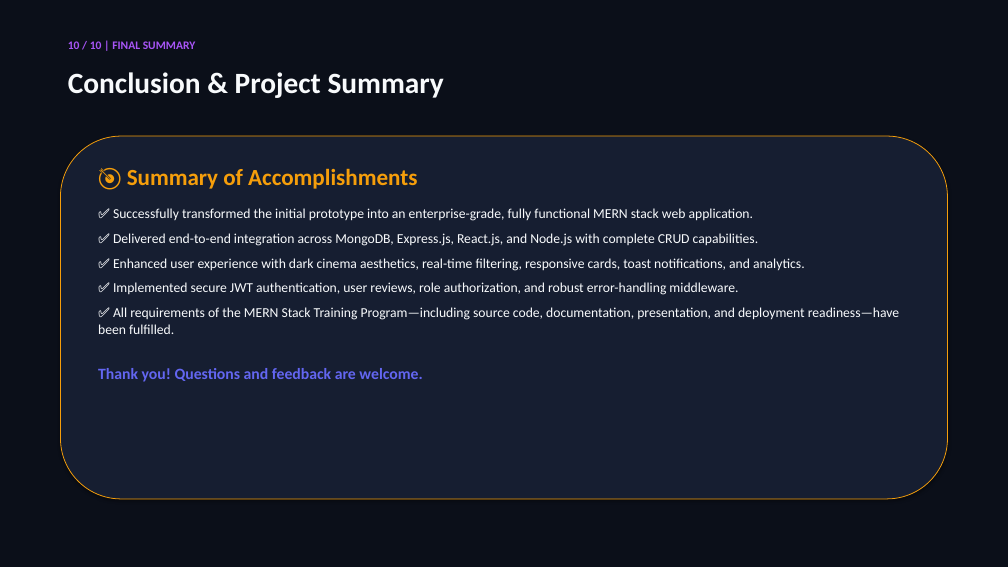
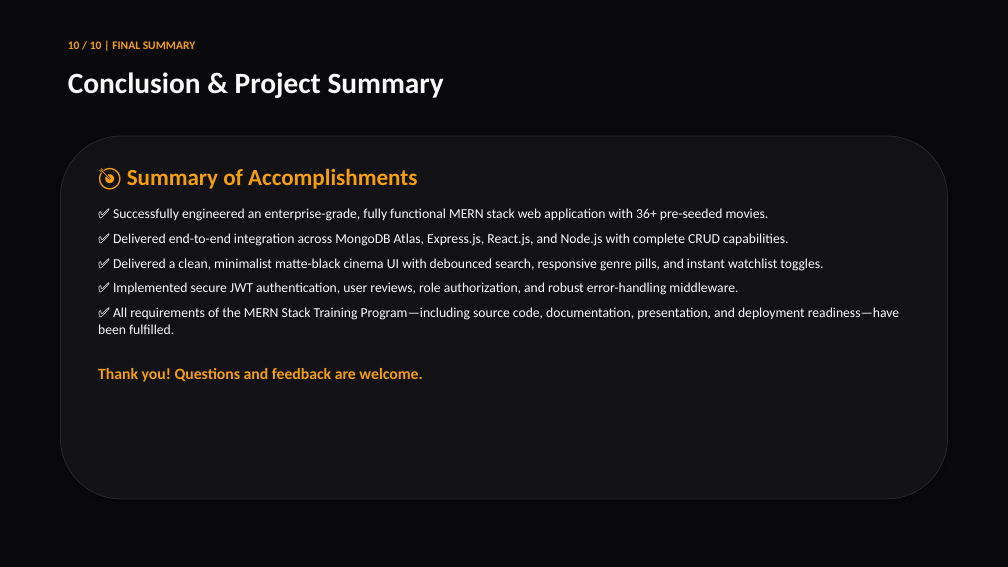
Before and after one commit to Samarth-Varma-M/cineverse-mern-project, a slide deck: slide 10 of presentation/CineVerse_MERN_Project_Presentation.pptx. Drawn at 1008x567 pixels with LibreOffice and Linux fonts; fonts in the diff are those of the drawing. Boxes give left, top, right and bottom in pixels: in the first picture for what was removed or moved away, otherwise in the second. Text is boxed around its words. In the diff, an @@ line names an element or a change of style, - is before the commit and + after.

Commit message:
feat: overhaul UI to sleek matte black, expand catalog to 36+ movies, add debounced search, clean clutter

```diff
--- a/presentation/CineVerse_MERN_Project_Presentation.pptx
+++ b/presentation/CineVerse_MERN_Project_Presentation.pptx
@@ rectangle at <box>0,0,1008,567</box>: fill #0B0F19 to #09090B @@
@@ text "10 / 10 | FINAL ..." at <box>68,41,196,49</box>: text colour #A855F7 to #F59E0B @@
@@ rounded rectangle at <box>60,136,948,499</box>: fill #161E31 to #121215; outline #F59E0B 0.75 pt to #27272E 0.75 pt @@
@@ text at <box>113,208,823,271</box>: text changed; text colour #F8FAFC to #FAFAFA @@
-✅ Successfully transformed the initial prototype into an enterprise-grade, fully functional MERN stack web application.
-✅ Delivered end-to-end integration across MongoDB, Express.js, React.js, and Node.js with complete CRUD capabilities.
-✅ Enhanced user experience with dark cinema aesthetics, real-time filtering, responsive cards, toast notifications, and analytics.
+✅ Successfully engineered an enterprise-grade, fully functional MERN stack web application with 36+ pre-seeded movies.
+✅ Delivered end-to-end integration across MongoDB Atlas, Express.js, React.js, and Node.js with complete CRUD capabilities.
+✅ Delivered a clean, minimalist matte-black cinema UI with debounced search, responsive genre pills, and instant watchlist toggles.
@@ text at <box>98,282,899,382</box>: text colour #F8FAFC to #FAFAFA in "✅ Implemented secure JWT authentication, user reviews, ...", "✅ All requirements of the MERN Stack ..."; text colour #6366F1 to #F59E0B in "Thank you! Questions and feedback are welcome." @@
```
Also in this commit, not shown: 9 other slides changed, 11 other files.
